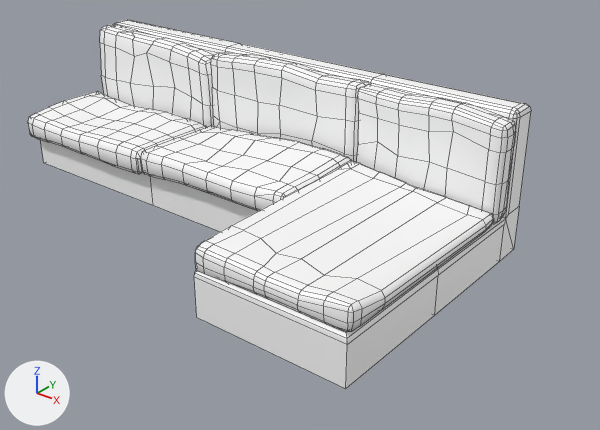
Renders of the FBX model unity/Assets/FBX/couch_laydown_01.fbx from each side of a commit.
Camera for both pictures: a 50 mm camera at (0.2504, -0.1246, 0.0788) aimed at (0.1553, -0.0057, 0.0051). Arrows for +X, +Y and +Z are at lower left; the lights stay in place. Mesh edges are drawn as thin lines. Where no turn or scale is listed for an object, it has been applied to the vertices.

Script lines for the objects in view, before the commit:
```python
me_mesh = bpy.data.meshes.new('Mesh')
me_mesh.from_pydata(...)  # 100 vertices, 99 faces; spans x -0.06..0.0518, y -0.0418..0.0155, z -0.0004..0.0302
me_mesh.materials.append(mat_lambert7)  # white #ffffff
me_mesh_003 = bpy.data.meshes.new('Mesh.003')
me_mesh_003.from_pydata(...)  # 171 vertices, 170 faces; spans x -0.0205..0.0125, y -0.0348..0.0113, z -0.0041..0.003
me_mesh_003.materials.append(mat_lambert7)  # white #ffffff
me_mesh_004 = bpy.data.meshes.new('Mesh.004')
me_mesh_004.from_pydata(...)  # 171 vertices, 170 faces; spans x -0.0206..0.0122, y -0.0029..0.0035, z -0.0113..0.0099
me_mesh_004.materials.append(mat_lambert7)  # white #ffffff
me_mesh_005 = bpy.data.meshes.new('Mesh.005')
me_mesh_005.from_pydata(...)  # 171 vertices, 170 faces; spans x -0.0206..0.0206, y -0.0028..0.0045, z -0.0113..0.0105
me_mesh_005.materials.append(mat_lambert7)  # white #ffffff
ob_bottomright_cushion1 = bpy.data.objects.new('bottomRight_cushion1', me_mesh_003)
ob_bottomright_cushion1.location = (0.1801, -0.0055, 0.012)
ob_couchframe1 = bpy.data.objects.new('couchFrame1', me_mesh)
ob_couchframe1.location = (0.1401, 0.0013, 0.0004)
ob_topmid_cushion1 = bpy.data.objects.new('topMid_cushion1', me_mesh_005)
ob_topmid_cushion1.location = (0.1399, 0.0088, 0.0203)
ob_topright_cushion1 = bpy.data.objects.new('topRight_cushion1', me_mesh_004)
ob_topright_cushion1.location = (0.1801, 0.0088, 0.0203)
# also in view: 'bottomMid_cushion1' at (0.1399, -0.0055, 0.0118); 'topLeft_cushion1' at (0.0997, 0.0091, 0.0197); 'bottomLeft_cushion1' at (0.0994, -0.0055, 0.0094)
```
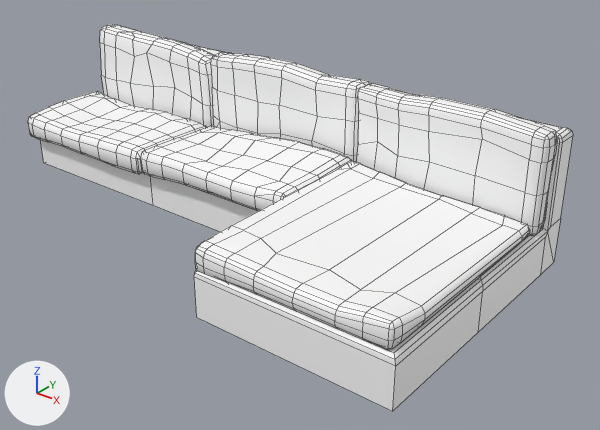
The newer file is also rescaled (x0.678), turned or shifted as a whole; pictures and numbers use the older file's frame.

Location of each change, [x1, y1, x2, y2] in pixels of the pictures (600 x 430 px; the box of a moved part takes in the faces that stretch with it):
'couchFrame1', reshaped (9% wider): before [40, 20, 531, 389]; after [40, 44, 573, 411]
'bottomRight_cushion1', reshaped (12% wider, 10% taller): before [195, 161, 494, 332]; after [195, 161, 530, 349]
'topRight_cushion1', reshaped (26% wider, 8% taller): before [357, 83, 516, 224]; after [357, 83, 557, 236]
part 1 of me_mesh_004, moved or reshaped: before [424, 98, 503, 210]; after [424, 98, 544, 222]
part 2 of me_mesh_004, moved or reshaped: before [482, 117, 516, 224]; after [521, 126, 557, 236]
part 3 of me_mesh, moved or reshaped: before [114, 20, 382, 84]; after [190, 44, 222, 55]
part 4 of me_mesh, moved or reshaped: before [370, 74, 531, 219]; after [523, 118, 573, 231]
part 5 of me_mesh, moved or reshaped: before [211, 207, 519, 389]; after [211, 218, 561, 411]
part 6 of me_mesh_003, moved or reshaped: before [253, 183, 446, 312]; after [253, 183, 480, 328]
part 7 of me_mesh_003, moved or reshaped: before [297, 197, 494, 332]; after [335, 207, 530, 349]

The change, as a list of edits to the scene's bpy script:
```text
Change me_mesh:
    where me_mesh.from_pydata(...)  # 100 vertices, 99 faces; spans x -0.06..0.0518, y -0.0418..0.0155, z -0.0004..0.0302
    used by ob_couchframe1; location = (0.1401, 0.0013, 0.0004)
    me_mesh part 3: all 32 vertices in x -0.06..0.02, y 0.0093..0.0155, z 0.0287..0.0302 are moved by (0.0, 0.0, -0.0028)
    me_mesh part 4: all 16 vertices in x 0.0503..0.0518, y 0.0093..0.0155, z 0.0287..0.0302 are moved by (0.0084, 0.0, -0.0028)
    me_mesh part 5: all 17 vertices in x 0.0503..0.0518, y -0.0418..0.0155, z -0.0004..0.0092 are moved by (0.0084, 0.0, 0.0)
Change me_mesh_004:
    where me_mesh_004.from_pydata(...)  # 171 vertices, 170 faces; spans x -0.0206..0.0122, y -0.0029..0.0035, z -0.0113..0.0099
    used by ob_topright_cushion1; location = (0.1801, 0.0088, 0.0203)
    me_mesh_004 part 1: all 20 vertices in x 0.0009..0.0018, y -0.0028..0.0029, z -0.0113..0.0099 are moved by (0.0059, 0.0, 0.0)
    me_mesh_004 part 2: all 52 vertices in x 0.0093..0.0122, y -0.0029..0.0029, z -0.0113..0.0089 are moved by (0.0078, 0.0, 0.0)
Change me_mesh_003:
    where me_mesh_003.from_pydata(...)  # 171 vertices, 170 faces; spans x -0.0205..0.0125, y -0.0348..0.0113, z -0.0041..0.003
    used by ob_bottomright_cushion1; location = (0.1801, -0.0055, 0.012)
    me_mesh_003 part 6: all 18 vertices in x -0.0044..-0.0038, y -0.0348..0.0113, z -0.0037..0.0014 are moved by (0.0057, 0.0, 0.0)
    me_mesh_003 part 7: all 64 vertices in x 0.0023..0.0125, y -0.0348..0.0113, z -0.0032..0.0025 are moved by (0.0071, 0.0, 0.0)
```
